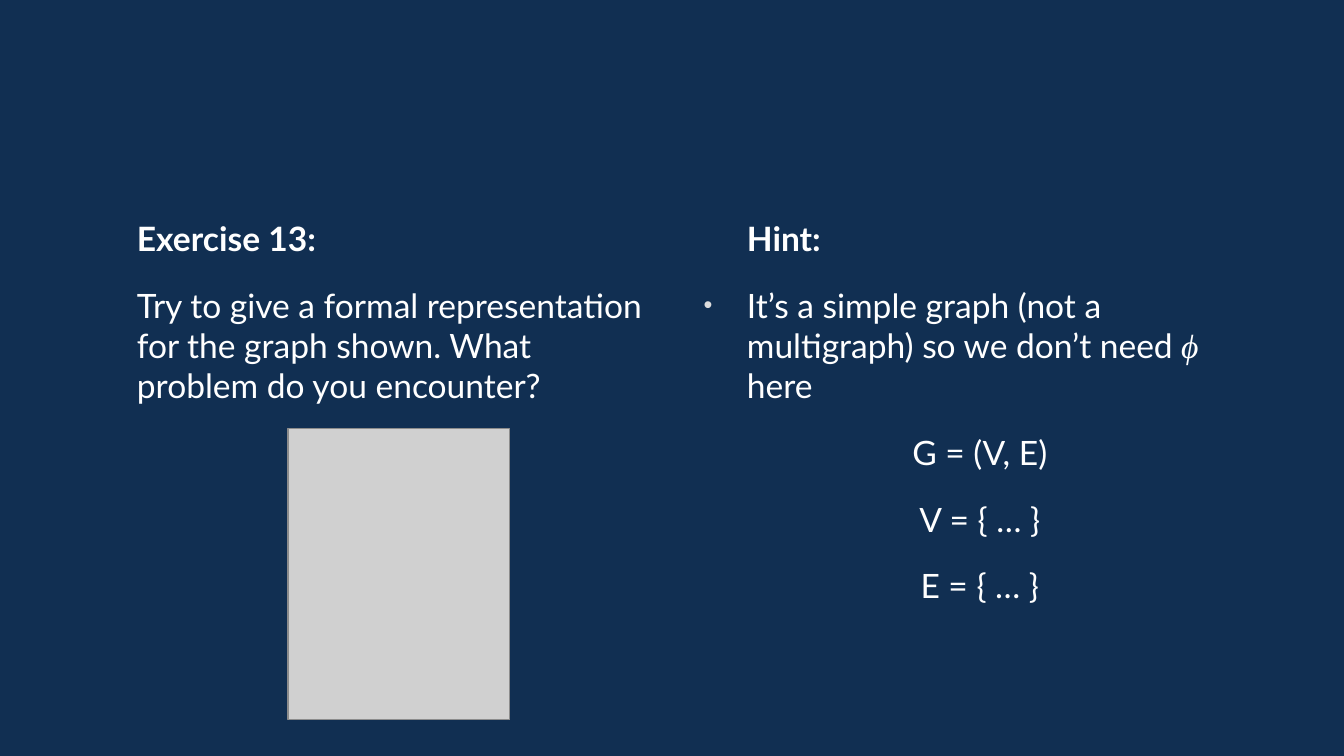
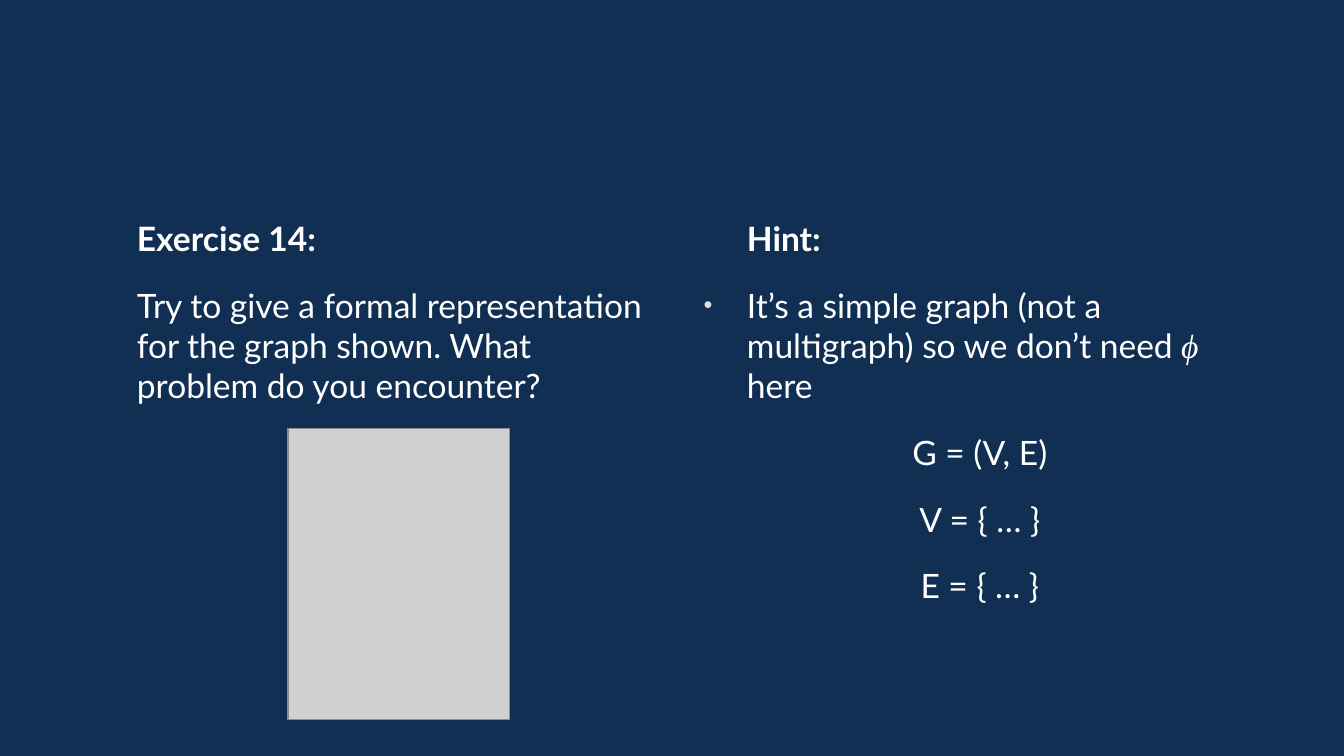
Before and after one commit to davidgundry/maths22-23, a slide deck: slide 59 of slides/maths-9-graph-theory.odp (slide 53 before the commit). Drawn at 1344x756 pixels with LibreOffice and Linux fonts; fonts in the diff are those of the drawing; grey boxes stand for pictures. Boxes give left, top, right and bottom in pixels: in the first picture for what was removed or moved away, otherwise in the second. Text is boxed around its words. In the diff, an @@ line names an element or a change of style, - is before the commit and + after.

```diff
--- a/slides/maths-9-graph-theory.odp
+++ b/slides/maths-9-graph-theory.odp
@@ text at bbox=[137, 226, 316, 252]: text changed @@
-Exercise 13:
+Exercise 14:
```
Also in this commit, not shown: 8 other slides changed, 6 slides added, 1 other file.
